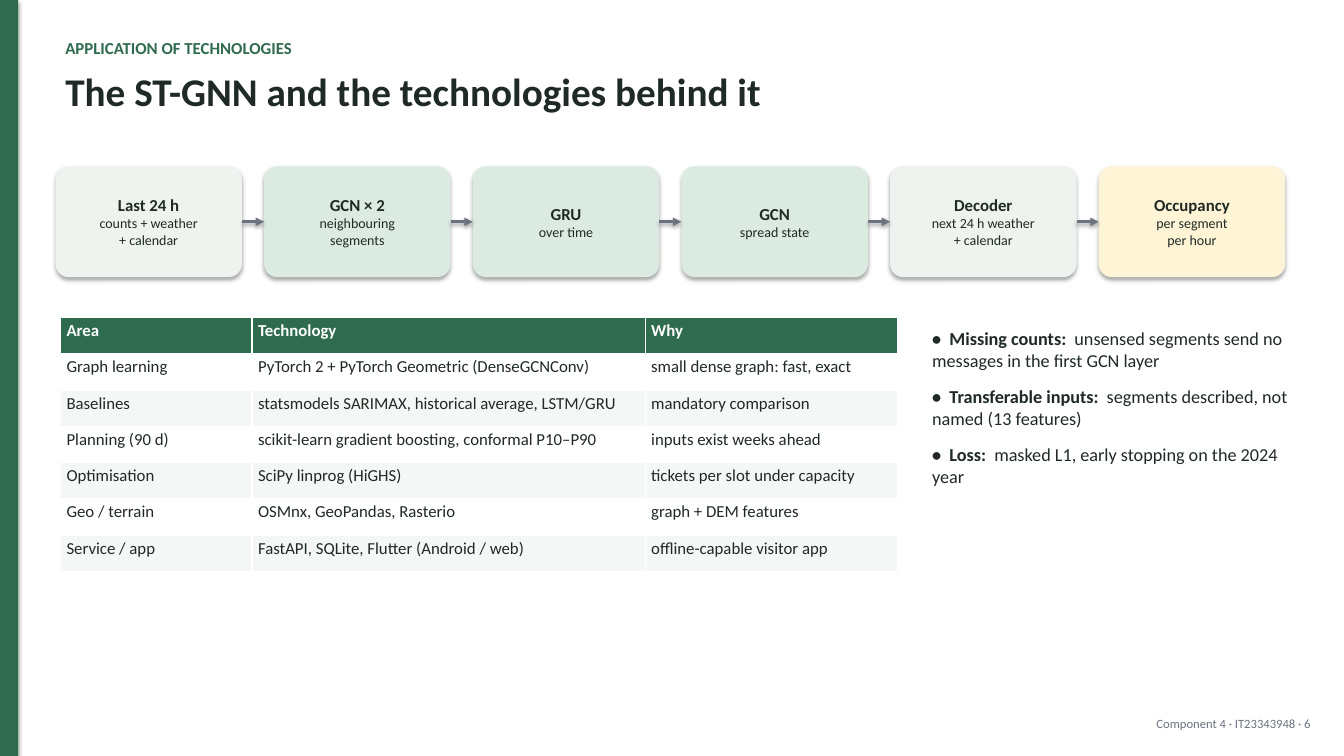
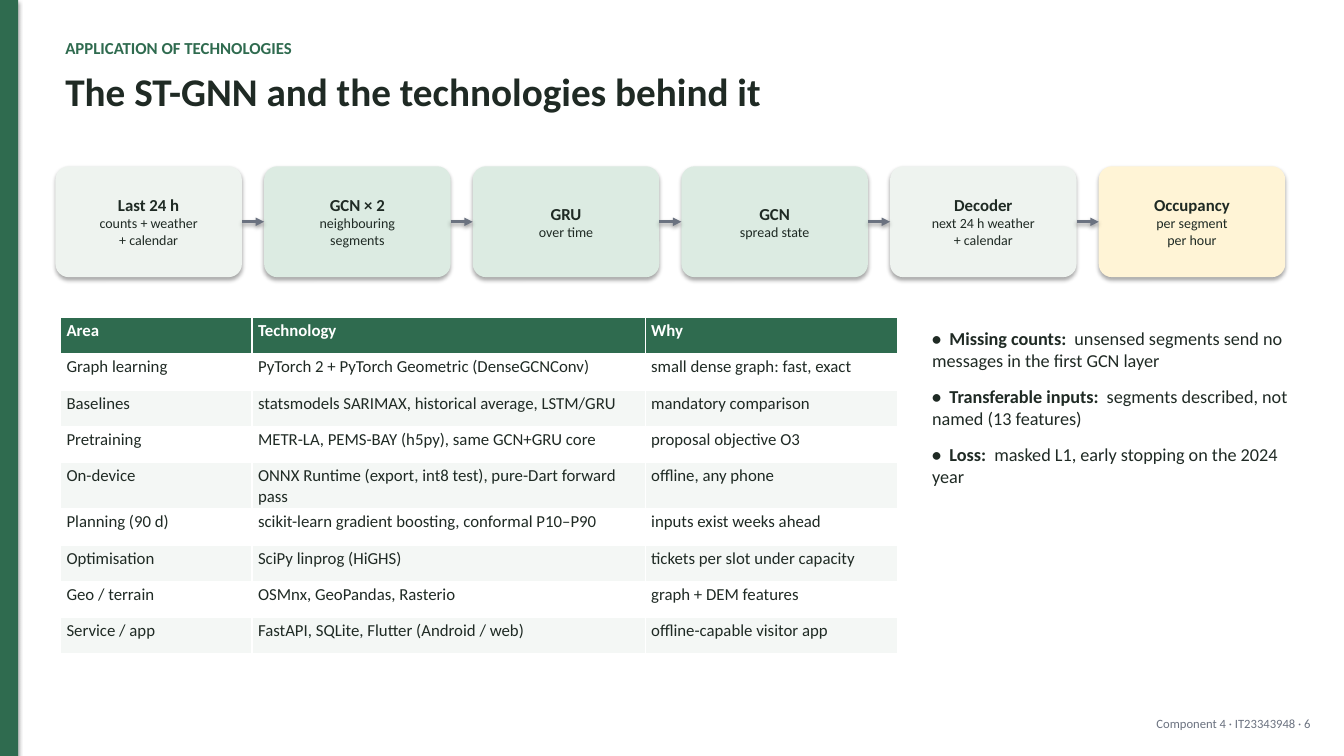
Before and after one commit to mirshadahamed/Decentralized-Hiking-AI, a slide deck: slide 6 of research/component_4/docs/slides/PP1_Component4.pptx. Drawn at 1344x756 pixels with LibreOffice and Linux fonts; fonts in the diff are those of the drawing. Boxes give left, top, right and bottom in pixels: in the first picture for what was removed or moved away, otherwise in the second. Text is boxed around its words. In the diff, an @@ line names an element or a change of style, - is before the commit and + after.

```diff
--- a/research/component_4/docs/slides/PP1_Component4.pptx
+++ b/research/component_4/docs/slides/PP1_Component4.pptx
@@ table at (60, 318, 897, 644) @@
+row 4: Pretraining | METR-LA, PEMS-BAY (h5py), same GCN+GRU core | proposal objective O3
+row 5: On-device | ONNX Runtime (export, int8 test), pure-Dart forward pass | offline, any phone
```
Also in this commit, not shown: 9 other slides changed, 5 slides added, 1 slide removed, 21 other files.
